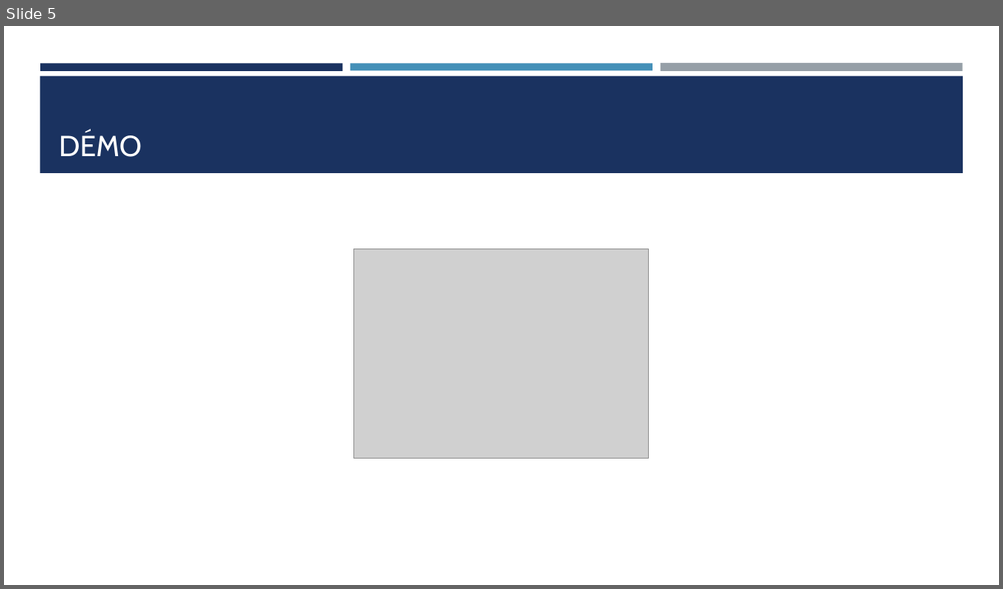
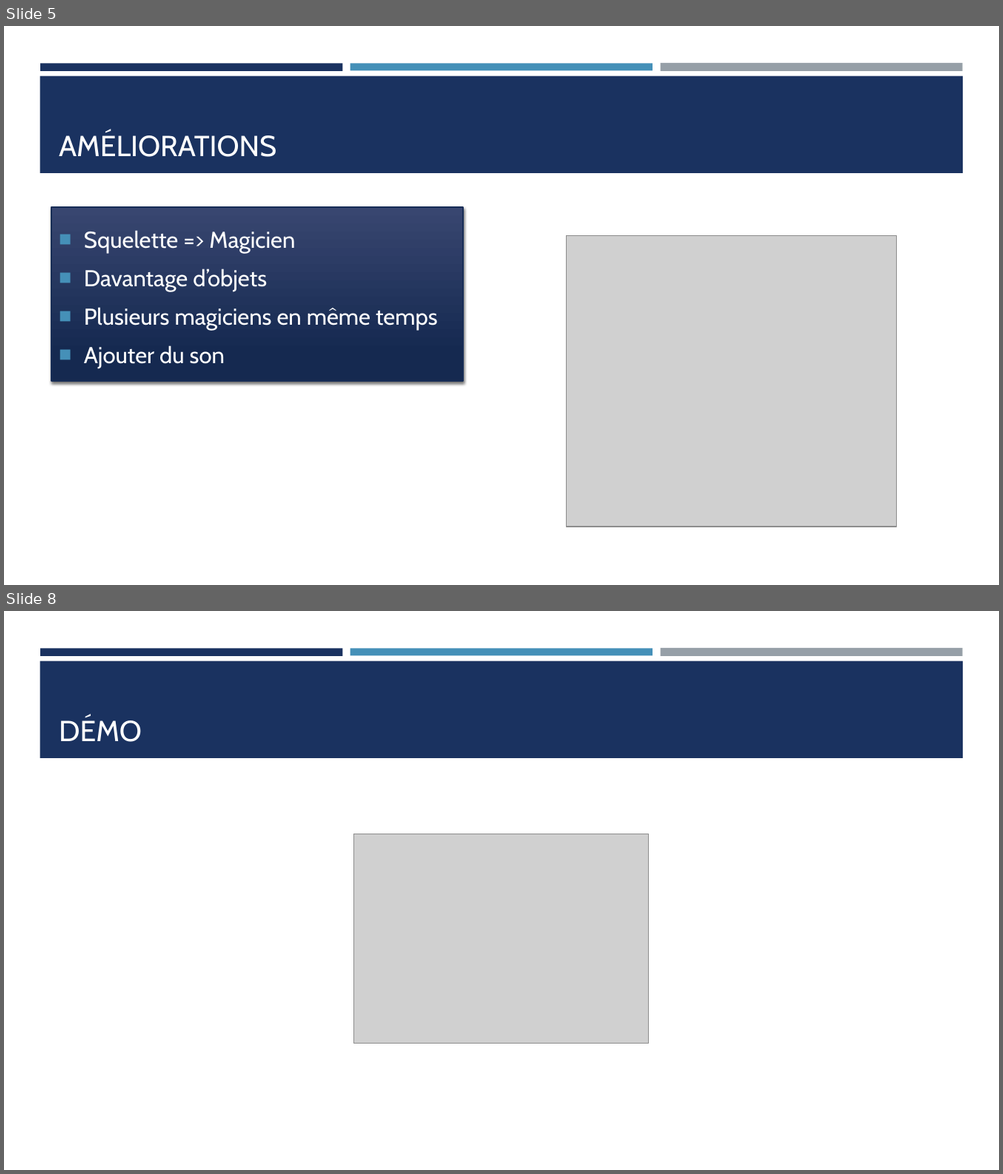
Before and after one commit to MichelaZucca/magicHatPygameKinect, a slide deck: magicHat/magicHat.pptx. Shown one above the other, each under a label of ours: slide 5 before the commit, slides 5 and 8 after it; the slides between them are not shown. The pictures are 1003x589 and 1003x1174 pixels, drawn with LibreOffice and Linux fonts; fonts in the diff are those of the drawing; grey boxes stand for pictures. Boxes give left, top, right and bottom in pixels: in the first picture for what was removed or moved away, otherwise in the second. Text is boxed around its words. In the diff, an @@ line names an element or a change of style, - is before the commit and + after.

```diff
--- a/magicHat/magicHat.pptx
+++ b/magicHat/magicHat.pptx
@@ slide 5 added at (4, 26, 999, 585), background #FFFFFF; not listed: 4 template elements that a slide beside it also shows @@
@@ title added at (59, 131, 276, 157), 28 pt, text #FFFFFF @@
+AMÉLIORATIONS
@@ text added at (52, 207, 464, 381), fill gradient #394771 to #162A51, outline #172D56 1 pt, 22.2 pt, text #FFFFFF @@
+■ Squelette => Magicien
+■ Davantage d’objets
+■ Plusieurs magiciens en même temps
+■ Ajouter du son
@@ picture added at (566, 235, 897, 528) @@
@@ what was slide 5 is now slide 8 @@
```
Also in this commit, not shown: 3 slides changed, 3 other slides added, 1 slide removed.
